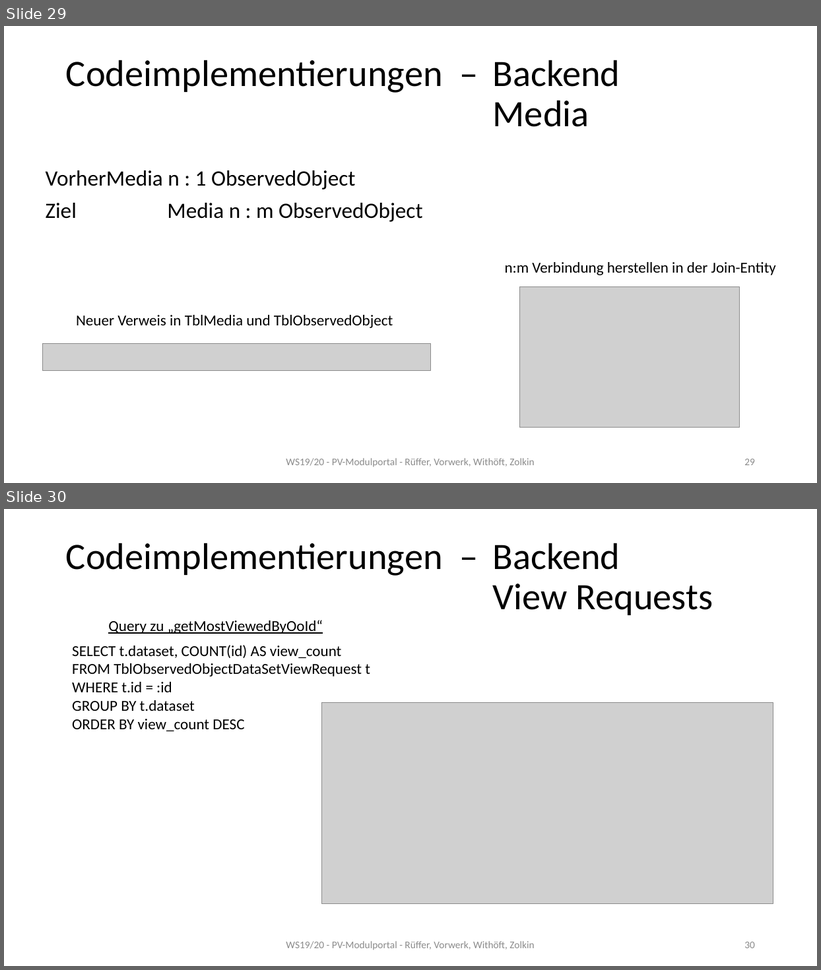
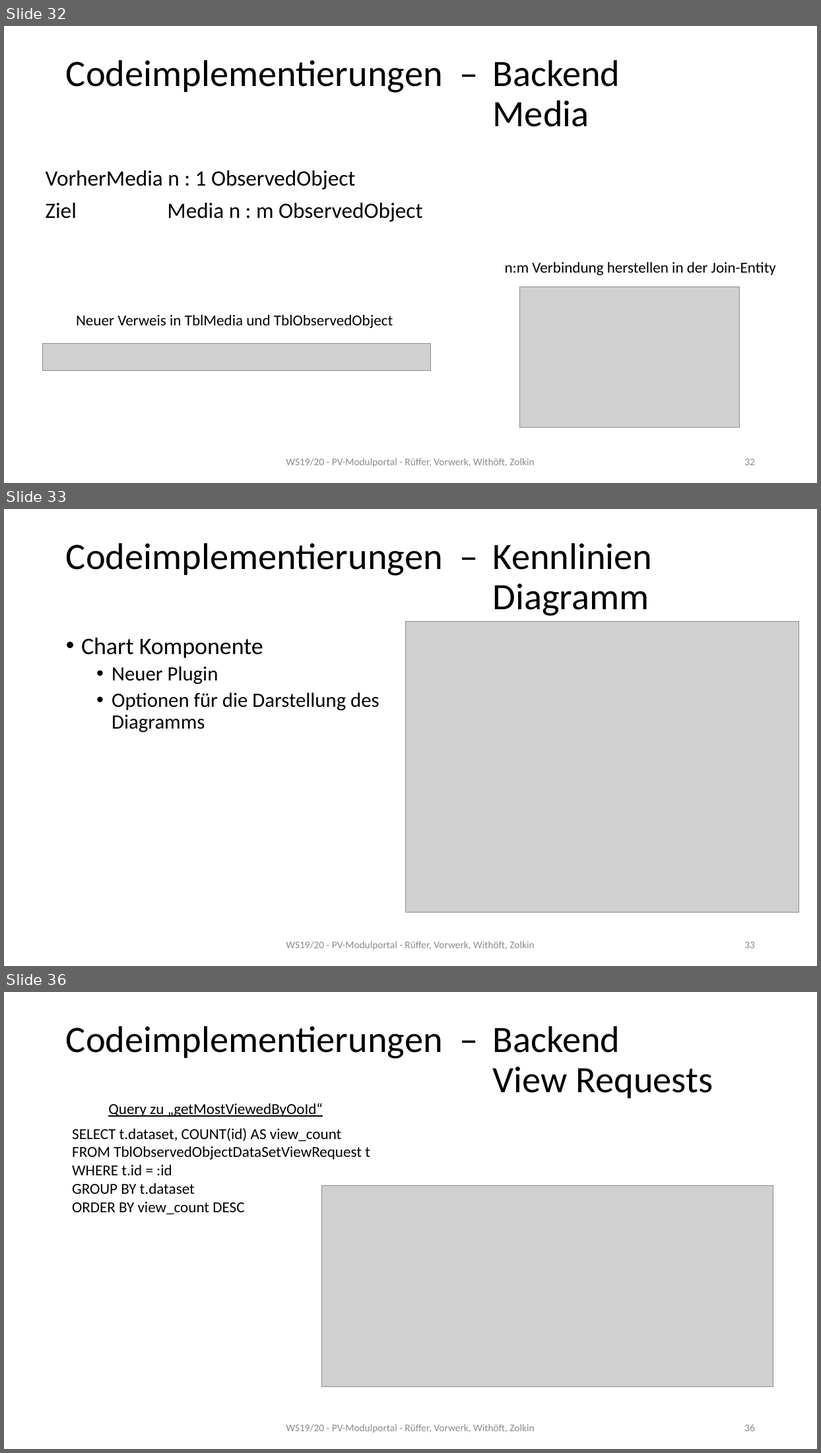
Before and after one commit to mwithoeft/Webengineering, a slide deck: docs/Seminarvortrag.pptx. Shown one above the other, each under a label of ours: slides 29 and 30 before the commit, slides 32, 33 and 36 after it; the slides between them are not shown. The pictures are 821x970 and 821x1453 pixels, drawn with LibreOffice and Linux fonts; fonts in the diff are those of the drawing; grey boxes stand for pictures. Boxes give left, top, right and bottom in pixels: in the first picture for what was removed or moved away, otherwise in the second. Text is boxed around its words. In the diff, an @@ line names an element or a change of style, - is before the commit and + after.

Commit message:
codeimplementierungen zu den kommentaren, kennlinien und zur übersicht

```diff
--- a/docs/Seminarvortrag.pptx
+++ b/docs/Seminarvortrag.pptx
@@ slide 33 added at [4, 509, 817, 966], background #FFFFFF @@
@@ title added at [66, 543, 653, 616], 44 pt, text #000000 @@
+Codeimplementierungen – Kennlinien
+Diagramm
@@ picture added at [405, 622, 799, 913] @@
@@ text added at [81, 638, 380, 733], 24 pt, text #000000 @@
+• Chart Komponente
+  • Neuer Plugin
+  • Optionen für die Darstellung des Diagramms
@@ text added at [286, 941, 534, 950], 12 pt, text #8C8C8C @@
+WS19/20 - PV-Modulportal - Rüffer, Vorwerk, Withöft, Zolkin
@@ page number added at [745, 942, 755, 949], 12 pt, text #8C8C8C @@
+33
@@ what was slide 29 is now slide 32 @@
@@ page number at [745, 459, 755, 466]: text changed @@
-29
+32
@@ what was slide 30 is now slide 36 @@
@@ page number at [745, 1424, 755, 1432]: text changed @@
-30
+36
```
Also in this commit, not shown: 5 other slides added.
